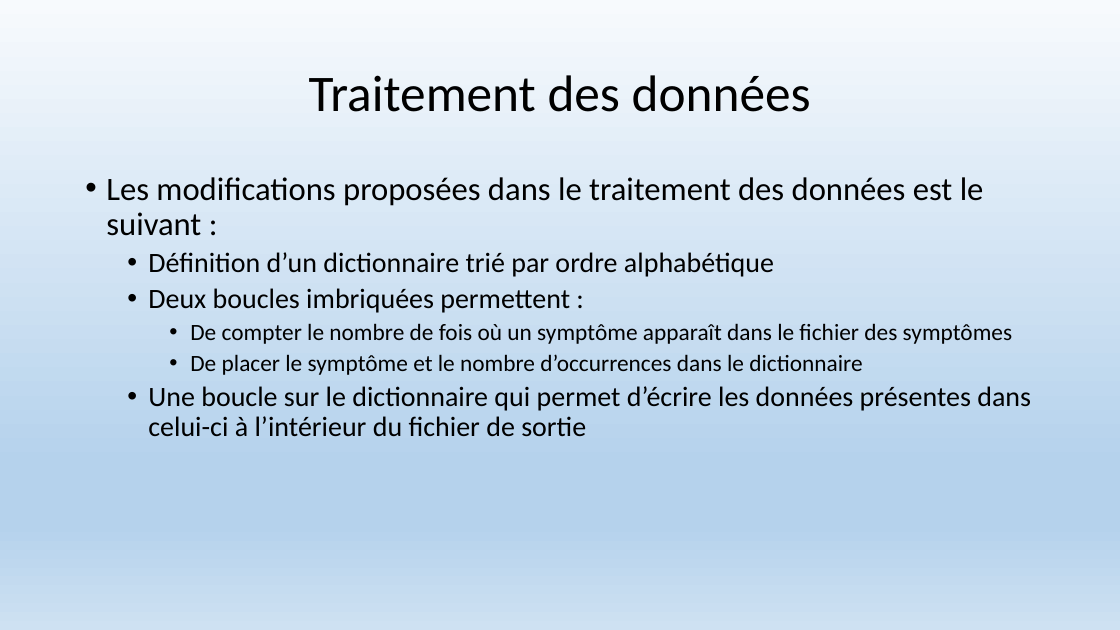
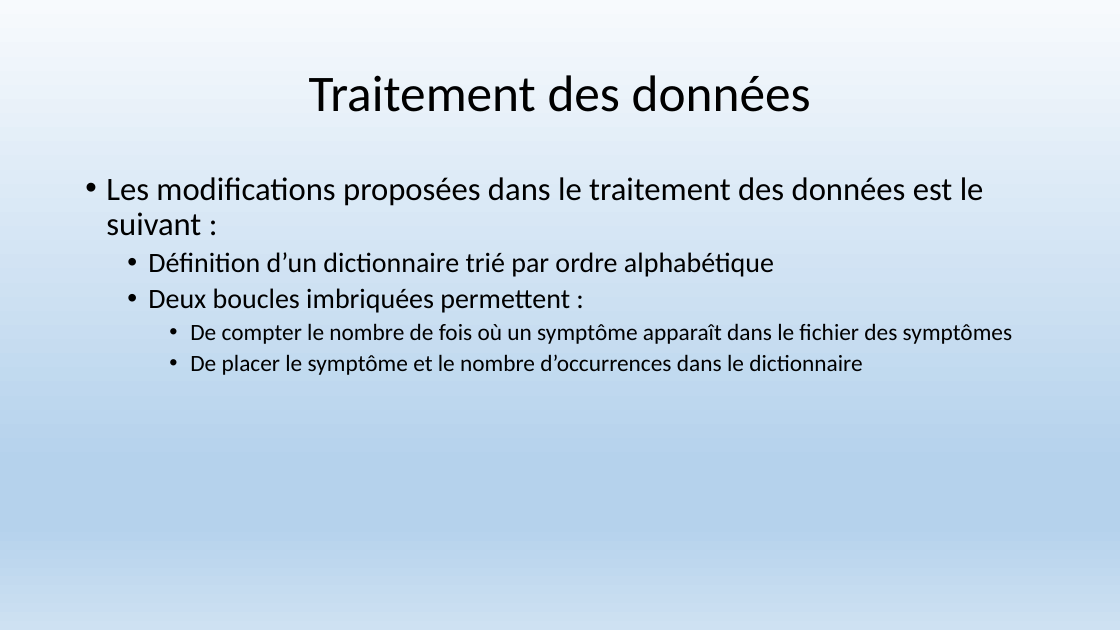
Before and after one commit to christzeze/Project_DA_Java_EN_Come_to_the_Rescue_of_a_Java_Application, a slide deck: slide 7 of Project02Eclipse/Presentation projet Symptoms.pptx. Drawn at 1120x630 pixels with LibreOffice and Linux fonts; fonts in the diff are those of the drawing. Boxes give left, top, right and bottom in pixels: in the first picture for what was removed or moved away, otherwise in the second. Text is boxed around its words. In the diff, an @@ line names an element or a change of style, - is before the commit and + after.

Commit message:
- Ajout du fichier FileManagment.java - Ajout du fichier SymptomsFileManagment.java - Ajout du fichier ResultFileManagment.java - Suppression du fichier WriteSymptomToFile.java - Mise à jour du fichier de présentation Presentation projet Symptoms.pptx

```diff
--- a/Project02Eclipse/Presentation projet Symptoms.pptx
+++ b/Project02Eclipse/Presentation projet Symptoms.pptx
@@ text at [148,386,1031,437]: paragraph removed @@
-  • Une boucle sur le dictionnaire qui permet d’écrire les données présentes dans celui-ci à l’intérieur du fichier de sortie
```
Also in this commit, not shown: 1 other slide changed, 7 other files.
